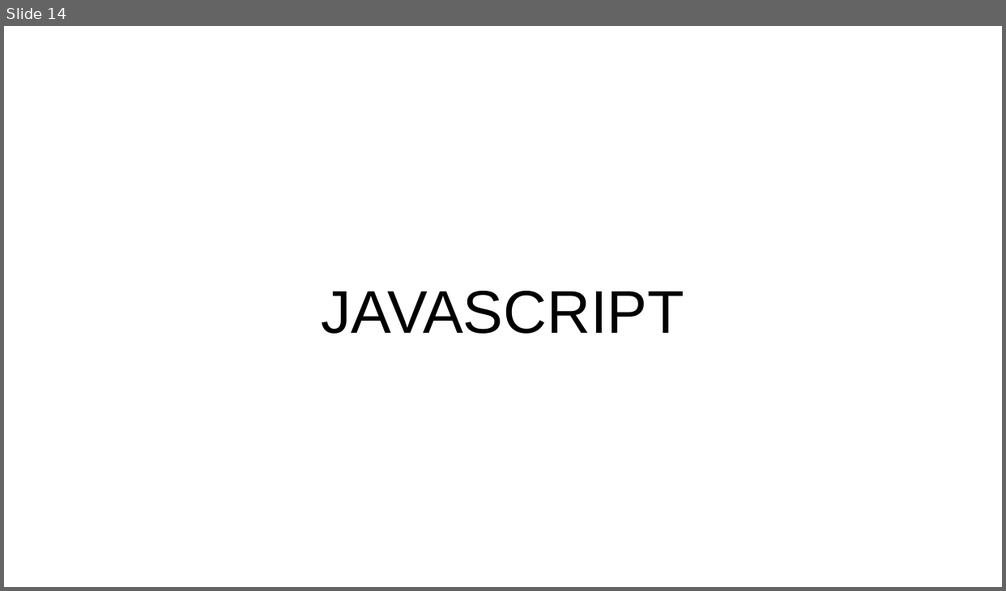
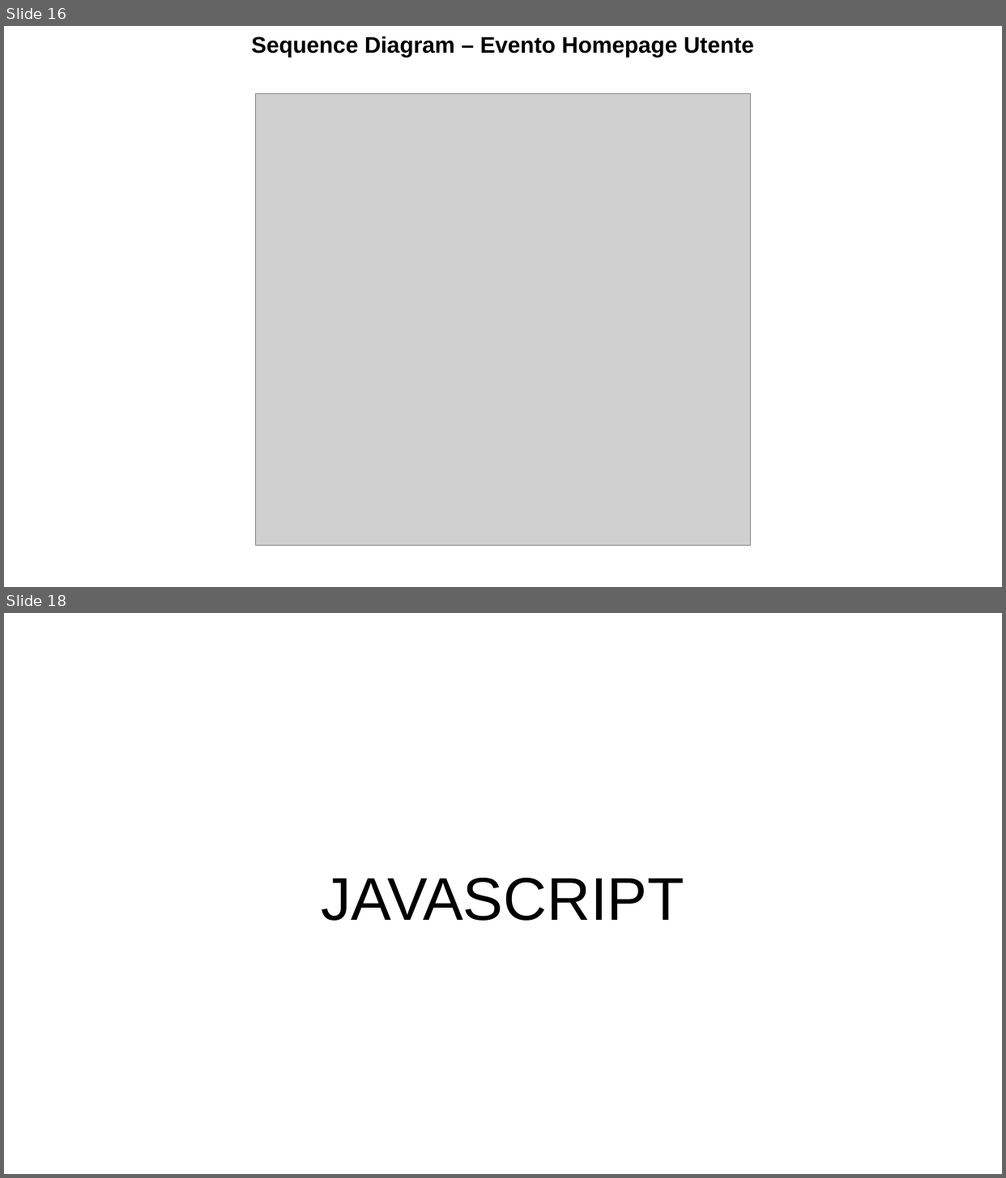
Before and after one commit to jonnysciar/TIW_Project, a slide deck: doc/documentazione.odp. Shown one above the other, each under a label of ours: slide 14 before the commit, slides 16 and 18 after it; the slides between them are not shown. The pictures are 1006x591 and 1006x1178 pixels, drawn with LibreOffice and Linux fonts; fonts in the diff are those of the drawing; grey boxes stand for pictures. Boxes give left, top, right and bottom in pixels: in the first picture for what was removed or moved away, otherwise in the second. Text is boxed around its words. In the diff, an @@ line names an element or a change of style, - is before the commit and + after.

Commit message:
sequence diagram

```diff
--- a/doc/documentazione.odp
+++ b/doc/documentazione.odp
@@ slide 16 added at [4, 26, 1002, 587], background #FFFFFF @@
@@ text added at [251, 36, 754, 57], 18 pt, text #000000, bold @@
+Sequence Diagram – Evento Homepage Utente
@@ picture added at [256, 94, 751, 546] @@
@@ what was slide 14 is now slide 18 @@
```
Also in this commit, not shown: 3 other slides added, 5 other files.
